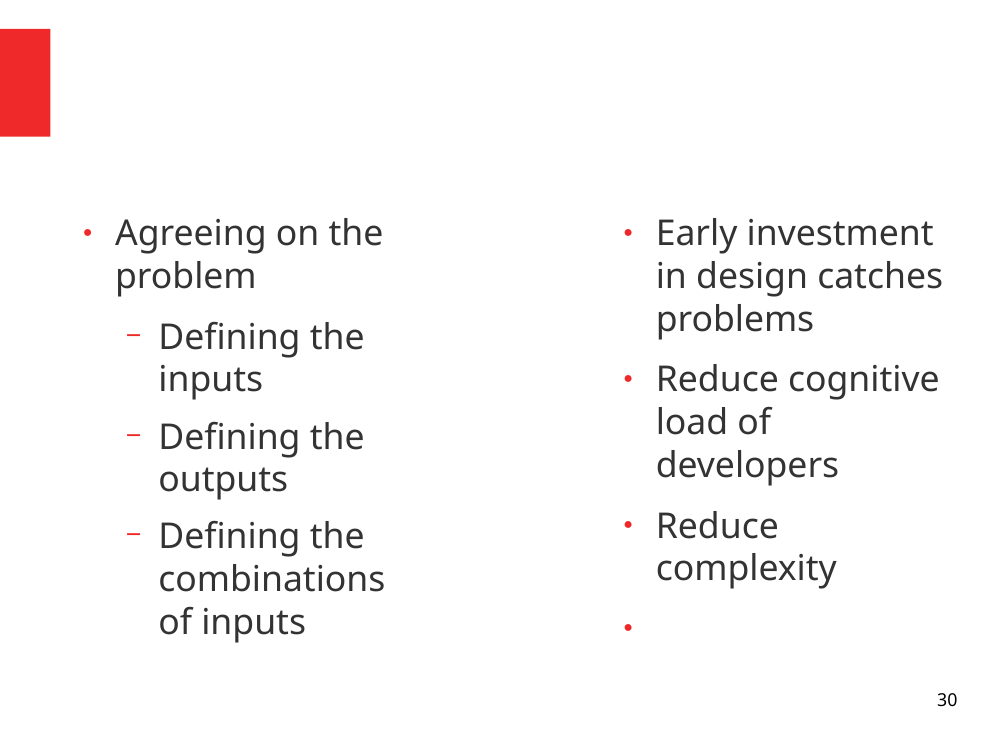
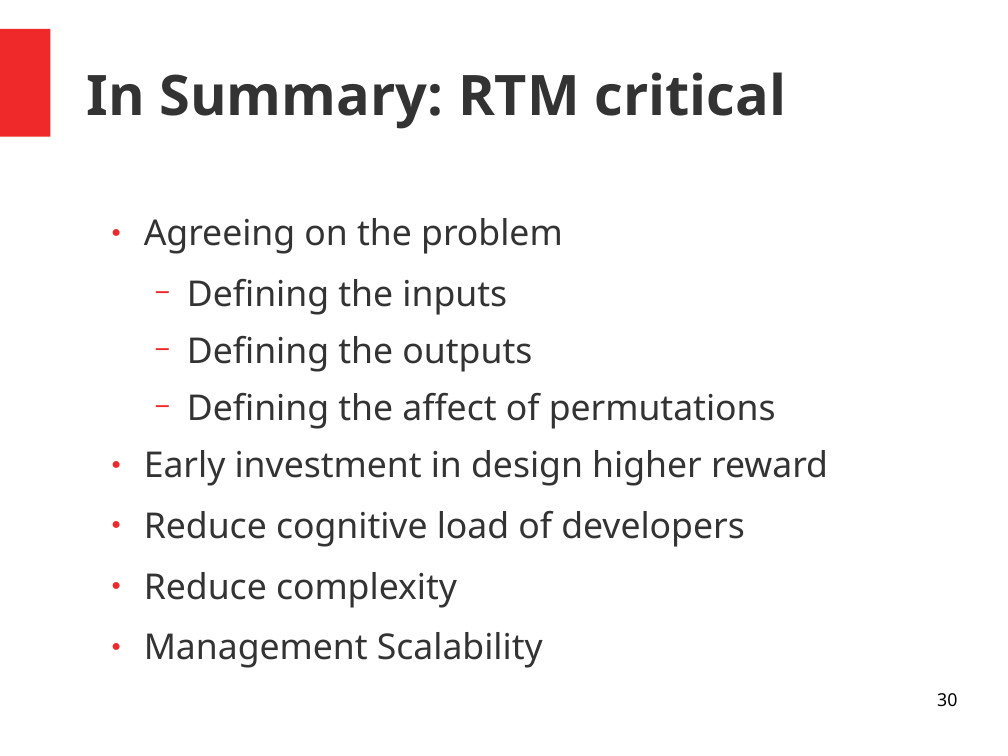
Before and after one commit to MrAbsaroka/Presentations, a slide deck: slide 30 of MattFerguson-0111-2021.11.04.odp. Drawn at 1008x756 pixels with LibreOffice and Linux fonts; fonts in the diff are those of the drawing. Boxes give left, top, right and bottom in pixels: in the first picture for what was removed or moved away, otherwise in the second. Text is boxed around its words. In the diff, an @@ line names an element or a change of style, - is before the commit and + after.

Commit message:
wip for 0111

```diff
--- a/MattFerguson-0111-2021.11.04.odp
+++ b/MattFerguson-0111-2021.11.04.odp
@@ title added at (87,72,786,129), 44 pt, text #333333, bold @@
+In Summary: RTM critical
@@ text "Agreeing on the problem": place and size @@
-text "Agreeing on the problem" at (115,218,385,643)
+text "Agreeing on the problem" at (144,218,828,668)
@@ text removed at (656,218,943,589) @@
-● Early investment in design catches problems
-● Reduce cognitive load of developers
-● Reduce complexity
@@ text at (144,393,828,668): text changed @@
-  − Defining the combinations of inputs
+  − Defining the affect of permutations
+● Early investment in design higher reward
+● Reduce cognitive load of developers
+● Reduce complexity
+● Management Scalability
```
Also in this commit, not shown: 5 other slides changed, 1 slide added, 3 slides removed.
